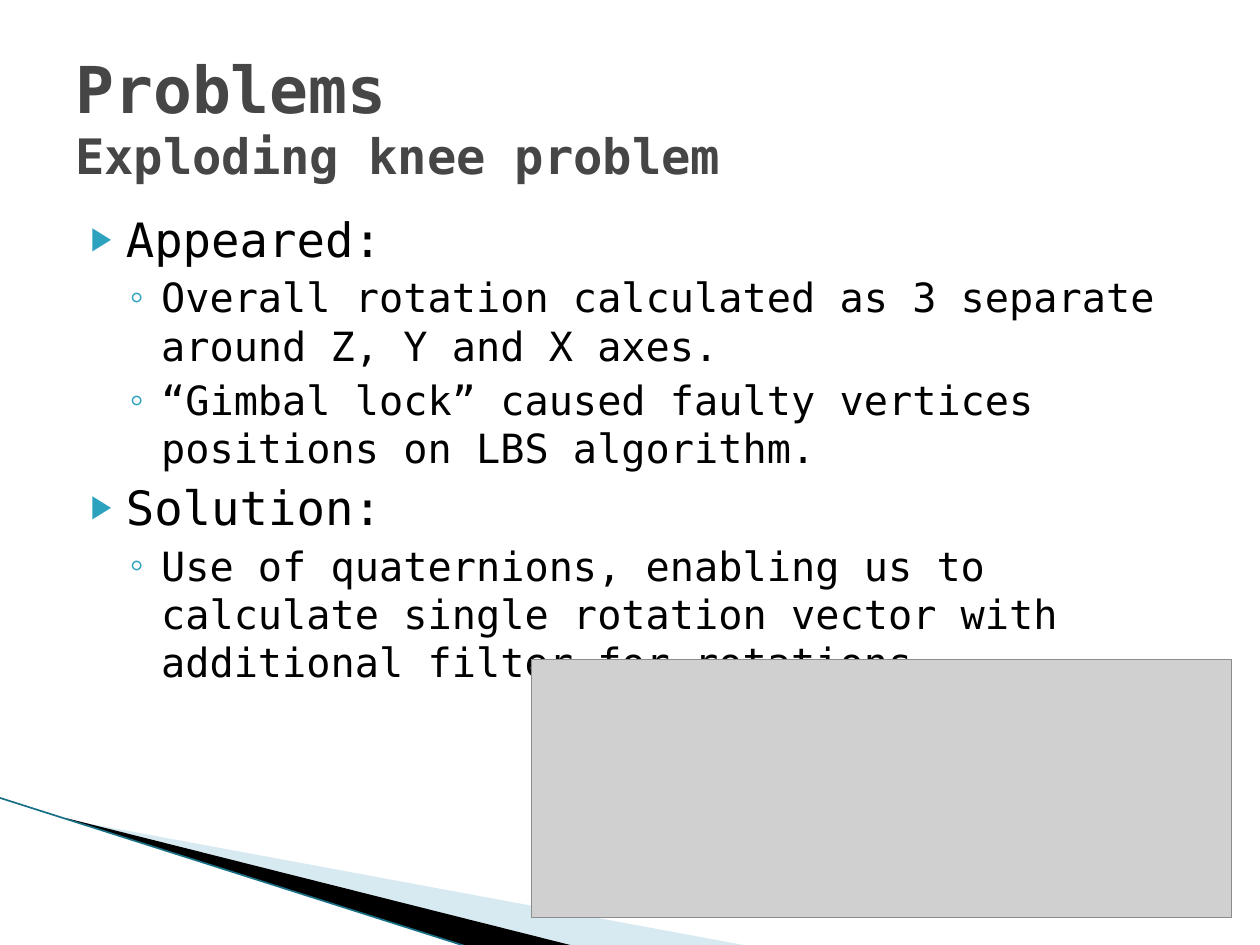
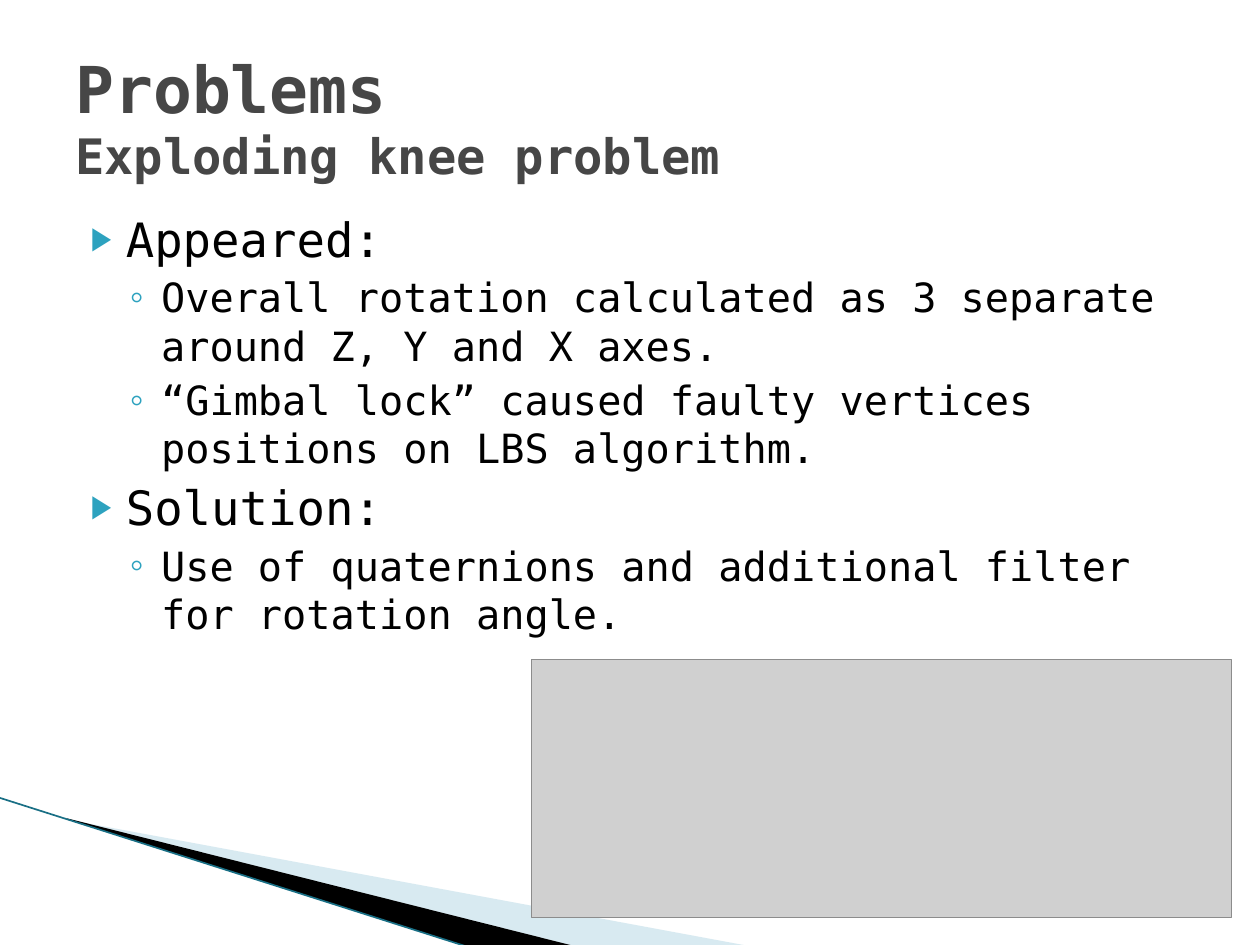
Before and after one commit to hobama/cvg01, a slide deck: slide 40 of docs/Presentation/Presentation.pptx. Drawn at 1260x945 pixels with LibreOffice and Linux fonts; fonts in the diff are those of the drawing; grey boxes stand for pictures; background and template pictures are left out. Boxes give left, top, right and bottom in pixels: in the first picture for what was removed or moved away, otherwise in the second. Text is boxed around its words. In the diff, an @@ line names an element or a change of style, - is before the commit and + after.

```diff
--- a/docs/Presentation/Presentation.pptx
+++ b/docs/Presentation/Presentation.pptx
@@ text at [161,550,1130,638]: text changed @@
-  ◦ Use of quaternions, enabling us to calculate single rotation vector with additional filter for rotations.
+  ◦ Use of quaternions and additional filter for rotation angle.
```
Also in this commit, not shown: 11 other slides changed.
